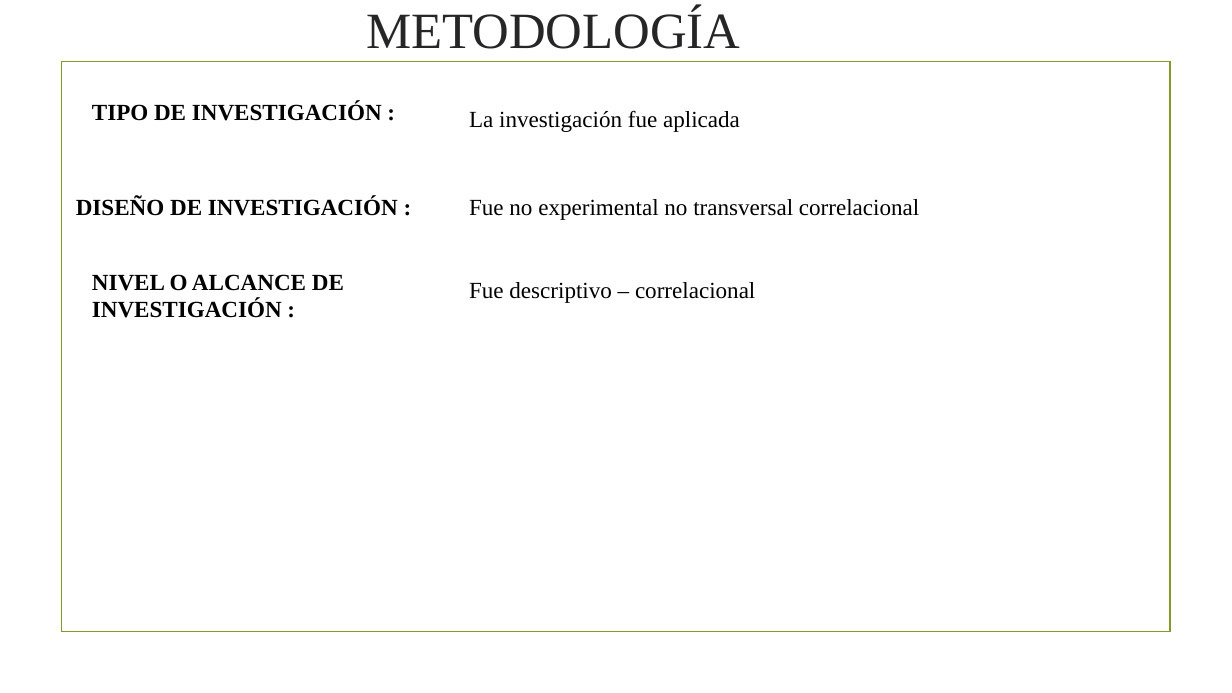
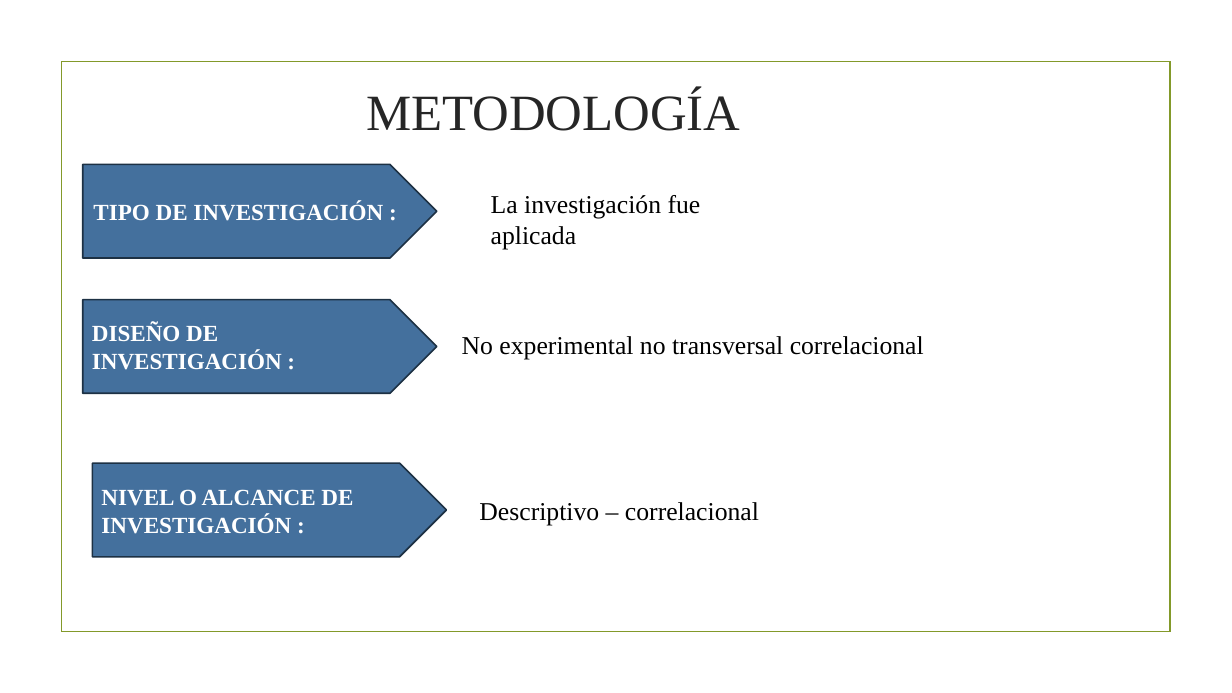
Before and after one commit to francocode93/mirella-tesis, a slide deck: slide 7 of EXPOSICION2.pptx. Drawn at 1232x693 pixels with LibreOffice and Linux fonts; fonts in the diff are those of the drawing; background and template pictures are left out. Boxes give left, top, right and bottom in pixels: in the first picture for what was removed or moved away, otherwise in the second. Text is boxed around its words. In the diff, an @@ line names an element or a change of style, - is before the commit and + after.

```diff
--- a/EXPOSICION2.pptx
+++ b/EXPOSICION2.pptx
@@ title "METODOLOGÍA": place and size @@
-title "METODOLOGÍA" at box(366, 8, 740, 49)
+title "METODOLOGÍA" at box(366, 90, 740, 131)
@@ pentagon arrow "TIPO DE INVESTIGACIÓN :": place and size @@
-pentagon arrow "TIPO DE INVESTIGACIÓN :" at box(92, 102, 382, 121)
+pentagon arrow "TIPO DE INVESTIGACIÓN :" at box(83, 165, 437, 258)
@@ pentagon arrow "TIPO DE INVESTIGACIÓN :" at box(83, 165, 437, 258): text colour #000000 to #FFFFFF; alignment left to centre; vertical alignment top to middle; fill none to #44709D; outline none to #1E3145 1.25 pt @@
@@ text "La investigación fue aplicada": place and size @@
-text "La investigación fue aplicada" at box(469, 110, 740, 132)
+text "La investigación fue aplicada" at box(491, 195, 701, 250)
@@ text "La investigación fue aplicada" at box(491, 195, 701, 250): size 18 to 20 pt @@
@@ pentagon arrow "DISEÑO DE INVESTIGACIÓN :": place and size @@
-pentagon arrow "DISEÑO DE INVESTIGACIÓN :" at box(76, 197, 398, 216)
+pentagon arrow "DISEÑO DE INVESTIGACIÓN :" at box(83, 299, 437, 393)
@@ pentagon arrow "DISEÑO DE INVESTIGACIÓN :" at box(83, 299, 437, 393): text colour #000000 to #FFFFFF; vertical alignment top to middle; fill none to #44709D; outline none to #1E3145 1.25 pt @@
@@ text at box(462, 336, 924, 360): text changed; size 18 to 20 pt @@
-Fue no experimental no transversal correlacional
+No experimental no transversal correlacional
@@ pentagon arrow "NIVEL O ALCANCE DE INVESTIGACIÓN ..." at box(92, 463, 446, 556): text colour #000000 to #FFFFFF; vertical alignment top to middle; fill none to #44709D; outline none to #1E3145 1.25 pt @@
@@ pentagon arrow "NIVEL O ALCANCE DE INVESTIGACIÓN ...": place and size @@
-pentagon arrow "NIVEL O ALCANCE DE INVESTIGACIÓN ..." at box(92, 274, 344, 318)
+pentagon arrow "NIVEL O ALCANCE DE INVESTIGACIÓN ..." at box(92, 463, 446, 556)
@@ text at box(479, 502, 759, 525): text changed; size 18 to 20 pt @@
-Fue descriptivo – correlacional
+Descriptivo – correlacional
```
Also in this commit, not shown: 2 other slides changed, 1 other file.
